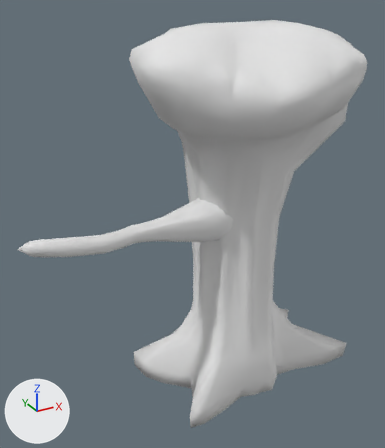
One commit to the FBX model GameJam/Assets/Models/tree.FBX: the scene before it, then after it.
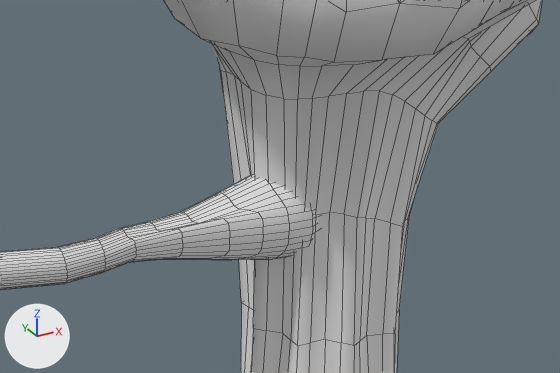
Each version appears first whole from a 50 mm camera at (-52.0, -126.2, 64.7) aimed at (-16.3, -61.4, 32.3), and next in a close-up on the part from 18% to 93% of the width and 24% to 67% of the height. Arrows for +X, +Y and +Z are at lower left; the lights stay in place. The close-ups show mesh edges as thin lines.
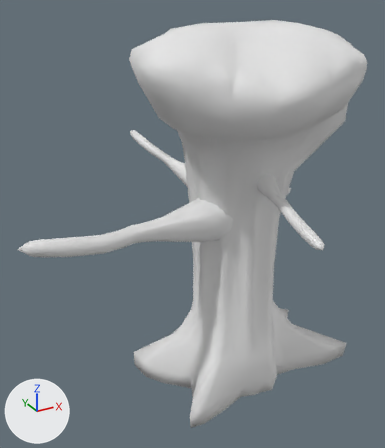
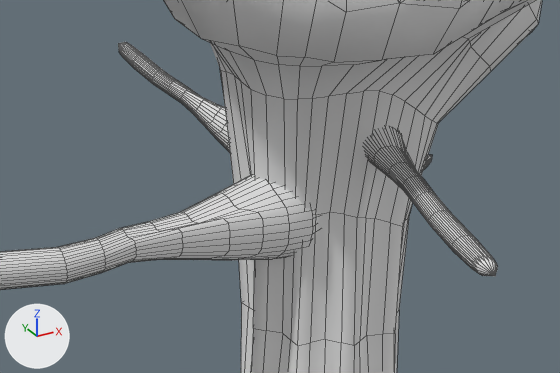
Where the change shows, as pixel boxes (x1, y1, x2, y2) in the close-ups (560 x 373 px):
part 1 of me_mesh, added
    after: (423, 155, 432, 170)
part 2 of me_mesh, added
    after: (118, 42, 230, 152)
part 3 of me_mesh, added
    after: (364, 128, 498, 276)

The change, as a list of edits to the scene's bpy script:
```text
Change me_mesh:
    used by ob_cylinder001; location = (-8.23, -61.07, 0.0)
    remove me_mesh.from_pydata(...)  # 1120 vertices, 1116 faces; spans x -33.9..20.2, y -17.2..15.9, z 0.0..61.2
    add me_mesh.from_pydata(...)  # 2314 vertices, 2304 faces; spans x -33.9..20.2, y -23.8..20.1, z 0.0..61.2
    me_mesh part 1: a new loose piece of 398 vertices spanning x 1.3..14.9, y 0.4..5.6, z 24.9..32.5
    me_mesh part 2: a new loose piece of 398 vertices spanning x -9.6..-1.7, y 3.9..20.1, z 34.8..42.6
    me_mesh part 3: a new loose piece of 398 vertices spanning x -3.9..4.3, y -23.8..0.4, z 36.3..41.9
```
